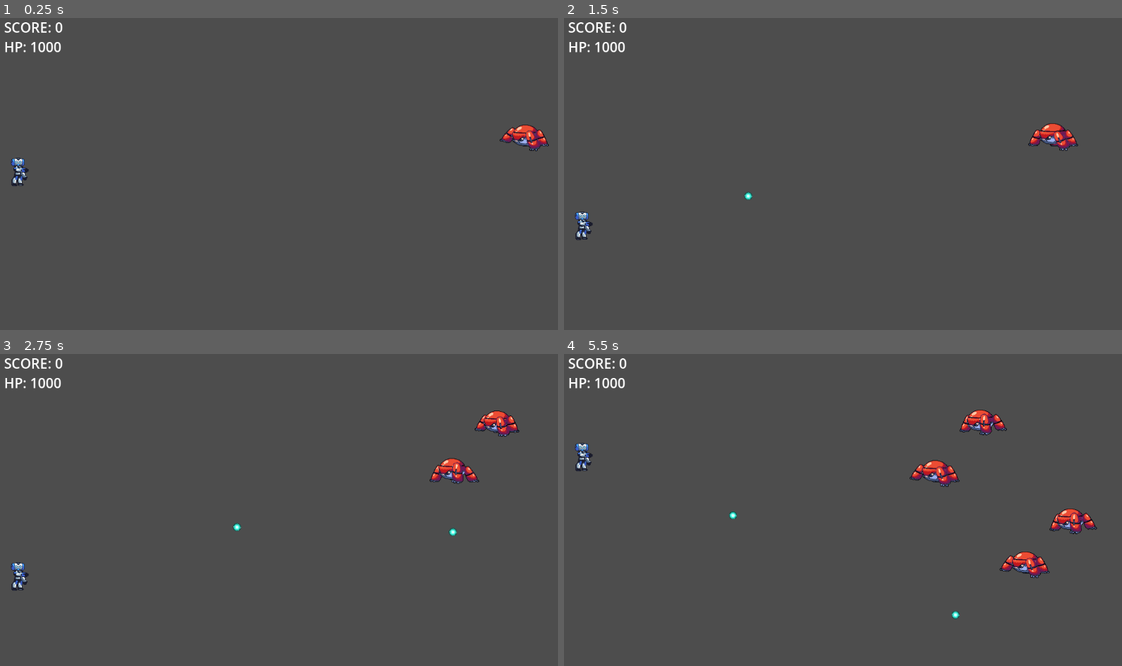
Above: before the commit, frames 1-4 (two rows, left to right).
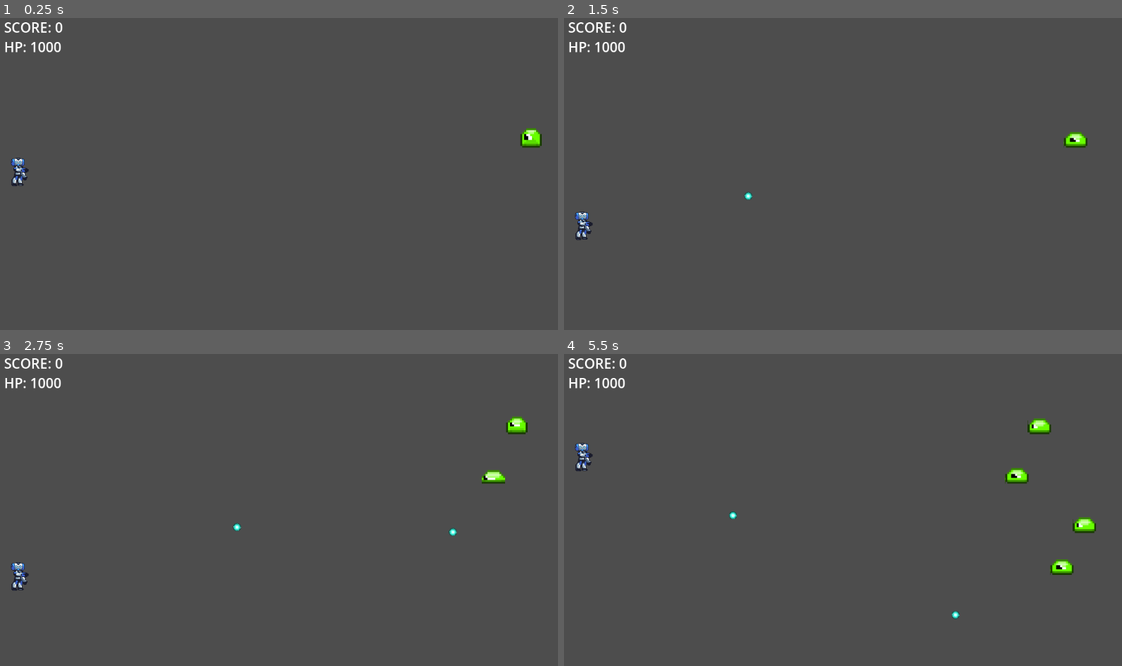
Above: after the commit, the same moments.

Repository: LLJacke/godot_demo
Game: Godot game, scene res://main_scene.tscn
Same seed, same stepped clock (60 frames per second), same inputs: the game is played once before the commit and once after it.
Inputs:
- Up to frame 1 (0.25 s): no input
- Up to frame 2 (1.5 s): hold Right (move_right) 0.53-1.28 s; hold Left (move_left) from 1.28 s (still down)
- Up to frame 3 (2.75 s): release Left (move_left) at 2.03 s; hold Right (move_right) from 2.03 s (still down)
- Up to frame 4 (5.5 s): release Right (move_right) at 3.53 s; hold Left (move_left) from 3.53 s (still down)

The runs differ from the first frame. In frame 1, 0.4% of the frame differs, in the area x 89-99%, y 34-43%; in frame 2, 0.6%; in frame 3, 1.1%; in frame 4, 2.4%, in the area x 61-96%, y 17-72%.

Commit message:
添加新怪物slime，修改其相关动画及数值

Diff:
--- a/resource/enemy/enemy2.tscn
+++ /dev/null
@@ -1,184 +0,0 @@
-[gd_scene load_steps=10 format=3 uid="uid://b5in73f6ot1lu"]
-
-[ext_resource type="Script" path="res://src/EnemyBase.gd" id="1_rqnhc"]
-[ext_resource type="Texture2D" uid="uid://dysckovoyh3pk" path="res://resource/enemy/enemy.webp" id="2_4j3q2"]
-
-[sub_resource type="RectangleShape2D" id="RectangleShape2D_2j7sb"]
-size = Vector2(172, 107)
-
-[sub_resource type="Animation" id="Animation_q4355"]
-length = 0.001
-tracks/0/type = "value"
-tracks/0/imported = false
-tracks/0/enabled = true
-tracks/0/path = NodePath("Sprite2D:frame")
-tracks/0/interp = 1
-tracks/0/loop_wrap = true
-tracks/0/keys = {
-"times": PackedFloat32Array(0),
-"transitions": PackedFloat32Array(1),
-"update": 1,
-"values": [0]
-}
-tracks/1/type = "value"
-tracks/1/imported = false
-tracks/1/enabled = true
-tracks/1/path = NodePath("Sprite2D:modulate")
-tracks/1/interp = 1
-tracks/1/loop_wrap = true
-tracks/1/keys = {
-"times": PackedFloat32Array(0),
-"transitions": PackedFloat32Array(1),
-"update": 0,
-"values": [Color(1, 1, 1, 1)]
-}
-tracks/2/type = "value"
-tracks/2/imported = false
-tracks/2/enabled = true
-tracks/2/path = NodePath(".:scale")
-tracks/2/interp = 1
-tracks/2/loop_wrap = true
-tracks/2/keys = {
-"times": PackedFloat32Array(0),
-"transitions": PackedFloat32Array(1),
-"update": 0,
-"values": [Vector2(1, 1)]
-}
-
-[sub_resource type="Animation" id="Animation_5jm4e"]
-resource_name = "attack"
-length = 2.0
-tracks/0/type = "value"
-tracks/0/imported = false
-tracks/0/enabled = true
-tracks/0/path = NodePath("Sprite2D:frame")
-tracks/0/interp = 1
-tracks/0/loop_wrap = true
-tracks/0/keys = {
-"times": PackedFloat32Array(0),
-"transitions": PackedFloat32Array(1),
-"update": 1,
-"values": [0]
-}
-tracks/1/type = "value"
-tracks/1/imported = false
-tracks/1/enabled = true
-tracks/1/path = NodePath(".:scale")
-tracks/1/interp = 1
-tracks/1/loop_wrap = true
-tracks/1/keys = {
-"times": PackedFloat32Array(0.8, 1, 1.2),
-"transitions": PackedFloat32Array(1, 1, 1),
-"update": 0,
-"values": [Vector2(1, 1), Vector2(1.2, 1.2), Vector2(1, 1)]
-}
-tracks/2/type = "method"
-tracks/2/imported = false
-tracks/2/enabled = true
-tracks/2/path = NodePath(".")
-tracks/2/interp = 1
-tracks/2/loop_wrap = true
-tracks/2/keys = {
-"times": PackedFloat32Array(1),
-"transitions": PackedFloat32Array(1),
-"values": [{
-"args": [],
-"method": &"do_attack"
-}]
-}
-
-[sub_resource type="Animation" id="Animation_ythf4"]
-resource_name = "destroy"
-tracks/0/type = "value"
-tracks/0/imported = false
-tracks/0/enabled = true
-tracks/0/path = NodePath("Sprite2D:modulate")
-tracks/0/interp = 1
-tracks/0/loop_wrap = true
-tracks/0/keys = {
-"times": PackedFloat32Array(0, 1),
-"transitions": PackedFloat32Array(1, 1),
-"update": 0,
-"values": [Color(1, 1, 1, 1), Color(1, 1, 1, 0)]
-}
-tracks/1/type = "method"
-tracks/1/imported = false
-tracks/1/enabled = true
-tracks/1/path = NodePath(".")
-tracks/1/interp = 1
-tracks/1/loop_wrap = true
-tracks/1/keys = {
-"times": PackedFloat32Array(1),
-"transitions": PackedFloat32Array(1),
-"values": [{
-"args": [],
-"method": &"queue_free"
-}]
-}
-
-[sub_resource type="Animation" id="Animation_8jgds"]
-resource_name = "idle"
-tracks/0/type = "value"
-tracks/0/imported = false
-tracks/0/enabled = true
-tracks/0/path = NodePath("Sprite2D:frame")
-tracks/0/interp = 1
-tracks/0/loop_wrap = true
-tracks/0/keys = {
-"times": PackedFloat32Array(0),
-"transitions": PackedFloat32Array(1),
-"update": 1,
-"values": [5]
-}
-
-[sub_resource type="Animation" id="Animation_vtbwd"]
-resource_name = "walk"
-tracks/0/type = "value"
-tracks/0/imported = false
-tracks/0/enabled = true
-tracks/0/path = NodePath("Sprite2D:frame")
-tracks/0/interp = 1
-tracks/0/loop_wrap = true
-tracks/0/keys = {
-"times": PackedFloat32Array(0, 0.1, 0.2, 0.3, 0.4, 0.5, 0.6, 0.7, 0.8, 0.9, 1),
-"transitions": PackedFloat32Array(1, 1, 1, 1, 1, 1, 1, 1, 1, 1, 1),
-"update": 1,
-"values": [0, 1, 3, 4, 6, 8, 9, 11, 12, 14, 15]
-}
-
-[sub_resource type="AnimationLibrary" id="AnimationLibrary_qlt2p"]
-_data = {
-"RESET": SubResource("Animation_q4355"),
-"attack": SubResource("Animation_5jm4e"),
-"destroy": SubResource("Animation_ythf4"),
-"idle": SubResource("Animation_8jgds"),
-"walk": SubResource("Animation_vtbwd")
-}
-
-[node name="Enemy" type="CharacterBody2D"]
-collision_layer = 2
-collision_mask = 4
-motion_mode = 1
-script = ExtResource("1_rqnhc")
-hp_limit = 300
-score = 100
-damage = 100
-walk_speed = -40
-
-[node name="Sprite2D" type="Sprite2D" parent="."]
-scale = Vector2(2, 2)
-texture = ExtResource("2_4j3q2")
-flip_h = true
-hframes = 8
-vframes = 2
-
-[node name="CollisionShape2D" type="CollisionShape2D" parent="."]
-light_mask = 4
-visibility_layer = 4
-position = Vector2(2, 2.5)
-shape = SubResource("RectangleShape2D_2j7sb")
-
-[node name="AnimationPlayer" type="AnimationPlayer" parent="."]
-libraries = {
-"": SubResource("AnimationLibrary_qlt2p")
-}
--- a/resource/enemy/enemy.tscn
+++ b/resource/enemy/robot/robot.tscn
@@ -1,7 +1,7 @@
 [gd_scene load_steps=10 format=3 uid="uid://dw1pavn2rbryf"]
 
-[ext_resource type="Script" path="res://src/EnemyBase.gd" id="1_s7kal"]
-[ext_resource type="Texture2D" uid="uid://dysckovoyh3pk" path="res://resource/enemy/enemy.webp" id="2_0i8aa"]
+[ext_resource type="Script" path="res://src/EnemyBase.gd" id="1_3gqbb"]
+[ext_resource type="Texture2D" uid="uid://dysckovoyh3pk" path="res://resource/enemy/robot/enemy.webp" id="2_wtmc2"]
 
 [sub_resource type="RectangleShape2D" id="RectangleShape2D_2j7sb"]
 size = Vector2(86, 56)
@@ -159,10 +159,14 @@
 collision_layer = 2
 collision_mask = 4
 motion_mode = 1
-script = ExtResource("1_s7kal")
+script = ExtResource("1_3gqbb")
+hp_limit = 300
+score = 150
+damage = 80
+walk_speed = -50
 
 [node name="Sprite2D" type="Sprite2D" parent="."]
-texture = ExtResource("2_0i8aa")
+texture = ExtResource("2_wtmc2")
 flip_h = true
 hframes = 8
 vframes = 2
--- a/resource/enemy/slime/slime.tscn
+++ b/resource/enemy/slime/slime.tscn
@@ -1,10 +1,12 @@
-[gd_scene load_steps=10 format=3 uid="uid://mahlsqg08mfh"]
+[gd_scene load_steps=12 format=3 uid="uid://b5in73f6ot1lu"]
 
 [ext_resource type="Script" path="res://src/EnemyBase.gd" id="1_4218m"]
-[ext_resource type="Texture2D" uid="uid://dysckovoyh3pk" path="res://resource/enemy/enemy.webp" id="2_dxrxd"]
+[ext_resource type="Texture2D" uid="uid://pxuc8h7gq0vy" path="res://resource/enemy/slime/walk.png" id="2_lx55m"]
+[ext_resource type="Texture2D" uid="uid://cvgt4aot8nt33" path="res://resource/enemy/slime/jump.png" id="3_ew0xf"]
+[ext_resource type="Texture2D" uid="uid://3iq1n3n8fyja" path="res://resource/enemy/slime/die.png" id="4_srwbf"]
 
 [sub_resource type="RectangleShape2D" id="RectangleShape2D_2j7sb"]
-size = Vector2(86, 56)
+size = Vector2(45, 41)
 
 [sub_resource type="Animation" id="Animation_q4355"]
 length = 0.001
@@ -23,91 +25,106 @@
 tracks/1/type = "value"
 tracks/1/imported = false
 tracks/1/enabled = true
-tracks/1/path = NodePath("Sprite2D:modulate")
-tracks/1/interp = 1
-tracks/1/loop_wrap = true
-tracks/1/keys = {
-"times": PackedFloat32Array(0),
-"transitions": PackedFloat32Array(1),
-"update": 0,
-"values": [Color(1, 1, 1, 1)]
-}
-tracks/2/type = "value"
-tracks/2/imported = false
-tracks/2/enabled = true
-tracks/2/path = NodePath(".:scale")
-tracks/2/interp = 1
-tracks/2/loop_wrap = true
-tracks/2/keys = {
-"times": PackedFloat32Array(0),
-"transitions": PackedFloat32Array(1),
-"update": 0,
-"values": [Vector2(1, 1)]
+tracks/1/path = NodePath("Sprite2D:texture")
+tracks/1/interp = 1
+tracks/1/loop_wrap = true
+tracks/1/keys = {
+"times": PackedFloat32Array(0),
+"transitions": PackedFloat32Array(1),
+"update": 1,
+"values": [ExtResource("2_lx55m")]
+}
+tracks/2/type = "value"
+tracks/2/imported = false
+tracks/2/enabled = true
+tracks/2/path = NodePath("Sprite2D:hframes")
+tracks/2/interp = 1
+tracks/2/loop_wrap = true
+tracks/2/keys = {
+"times": PackedFloat32Array(0),
+"transitions": PackedFloat32Array(1),
+"update": 1,
+"values": [6]
+}
+tracks/3/type = "value"
+tracks/3/imported = false
+tracks/3/enabled = true
+tracks/3/path = NodePath("Sprite2D:visible")
+tracks/3/interp = 1
+tracks/3/loop_wrap = true
+tracks/3/keys = {
+"times": PackedFloat32Array(0),
+"transitions": PackedFloat32Array(1),
+"update": 1,
+"values": [true]
 }
 
 [sub_resource type="Animation" id="Animation_5jm4e"]
 resource_name = "attack"
 length = 2.0
-tracks/0/type = "value"
-tracks/0/imported = false
-tracks/0/enabled = true
-tracks/0/path = NodePath("Sprite2D:frame")
-tracks/0/interp = 1
-tracks/0/loop_wrap = true
-tracks/0/keys = {
-"times": PackedFloat32Array(0),
-"transitions": PackedFloat32Array(1),
-"update": 1,
-"values": [0]
-}
-tracks/1/type = "value"
-tracks/1/imported = false
-tracks/1/enabled = true
-tracks/1/path = NodePath(".:scale")
-tracks/1/interp = 1
-tracks/1/loop_wrap = true
-tracks/1/keys = {
-"times": PackedFloat32Array(0.8, 1, 1.2),
-"transitions": PackedFloat32Array(1, 1, 1),
-"update": 0,
-"values": [Vector2(1, 1), Vector2(1.2, 1.2), Vector2(1, 1)]
-}
-tracks/2/type = "method"
-tracks/2/imported = false
-tracks/2/enabled = true
-tracks/2/path = NodePath(".")
-tracks/2/interp = 1
-tracks/2/loop_wrap = true
-tracks/2/keys = {
-"times": PackedFloat32Array(1),
+loop_mode = 1
+step = 0.2
+tracks/0/type = "value"
+tracks/0/imported = false
+tracks/0/enabled = true
+tracks/0/path = NodePath("Sprite2D:frame")
+tracks/0/interp = 1
+tracks/0/loop_wrap = true
+tracks/0/keys = {
+"times": PackedFloat32Array(0, 0.2, 0.4, 0.6, 0.8, 1, 1.2),
+"transitions": PackedFloat32Array(1, 1, 1, 1, 1, 1, 1),
+"update": 1,
+"values": [0, 1, 2, 3, 5, 6, 0]
+}
+tracks/1/type = "method"
+tracks/1/imported = false
+tracks/1/enabled = true
+tracks/1/path = NodePath(".")
+tracks/1/interp = 1
+tracks/1/loop_wrap = true
+tracks/1/keys = {
+"times": PackedFloat32Array(0.6),
 "transitions": PackedFloat32Array(1),
 "values": [{
 "args": [],
 "method": &"do_attack"
 }]
 }
+tracks/2/type = "value"
+tracks/2/imported = false
+tracks/2/enabled = true
+tracks/2/path = NodePath("Sprite2D:texture")
+tracks/2/interp = 1
+tracks/2/loop_wrap = true
+tracks/2/keys = {
+"times": PackedFloat32Array(0),
+"transitions": PackedFloat32Array(1),
+"update": 1,
+"values": [ExtResource("3_ew0xf")]
+}
+tracks/3/type = "value"
+tracks/3/imported = false
+tracks/3/enabled = true
+tracks/3/path = NodePath("Sprite2D:hframes")
+tracks/3/interp = 1
+tracks/3/loop_wrap = true
+tracks/3/keys = {
+"times": PackedFloat32Array(0),
+"transitions": PackedFloat32Array(1),
+"update": 1,
+"values": [7]
+}
 
 [sub_resource type="Animation" id="Animation_ythf4"]
 resource_name = "destroy"
-tracks/0/type = "value"
-tracks/0/imported = false
-tracks/0/enabled = true
-tracks/0/path = NodePath("Sprite2D:modulate")
-tracks/0/interp = 1
-tracks/0/loop_wrap = true
-tracks/0/keys = {
-"times": PackedFloat32Array(0, 1),
-"transitions": PackedFloat32Array(1, 1),
-"update": 0,
-"values": [Color(1, 1, 1, 1), Color(1, 1, 1, 0)]
-}
-tracks/1/type = "method"
-tracks/1/imported = false
-tracks/1/enabled = true
-tracks/1/path = NodePath(".")
-tracks/1/interp = 1
-tracks/1/loop_wrap = true
-tracks/1/keys = {
+loop_mode = 2
+tracks/0/type = "method"
+tracks/0/imported = false
+tracks/0/enabled = true
+tracks/0/path = NodePath(".")
+tracks/0/interp = 1
+tracks/0/loop_wrap = true
+tracks/0/keys = {
 "times": PackedFloat32Array(1),
 "transitions": PackedFloat32Array(1),
 "values": [{
@@ -115,6 +132,54 @@
 "method": &"queue_free"
 }]
 }
+tracks/1/type = "value"
+tracks/1/imported = false
+tracks/1/enabled = true
+tracks/1/path = NodePath("Sprite2D:texture")
+tracks/1/interp = 1
+tracks/1/loop_wrap = true
+tracks/1/keys = {
+"times": PackedFloat32Array(0),
+"transitions": PackedFloat32Array(1),
+"update": 1,
+"values": [ExtResource("4_srwbf")]
+}
+tracks/2/type = "value"
+tracks/2/imported = false
+tracks/2/enabled = true
+tracks/2/path = NodePath("Sprite2D:hframes")
+tracks/2/interp = 1
+tracks/2/loop_wrap = true
+tracks/2/keys = {
+"times": PackedFloat32Array(0),
+"transitions": PackedFloat32Array(1),
+"update": 1,
+"values": [9]
+}
+tracks/3/type = "value"
+tracks/3/imported = false
+tracks/3/enabled = true
+tracks/3/path = NodePath("Sprite2D:frame")
+tracks/3/interp = 1
+tracks/3/loop_wrap = true
+tracks/3/keys = {
+"times": PackedFloat32Array(0, 0.1, 0.2, 0.3, 0.4, 0.5, 0.6, 0.7, 0.8),
+"transitions": PackedFloat32Array(1, 1, 1, 1, 1, 1, 1, 1, 1),
+"update": 1,
+"values": [0, 1, 2, 3, 4, 5, 6, 7, 8]
+}
+tracks/4/type = "value"
+tracks/4/imported = false
+tracks/4/enabled = true
+tracks/4/path = NodePath("Sprite2D:visible")
+tracks/4/interp = 1
+tracks/4/loop_wrap = true
+tracks/4/keys = {
+"times": PackedFloat32Array(0, 0.9),
+"transitions": PackedFloat32Array(1, 1),
+"update": 1,
+"values": [true, false]
+}
 
 [sub_resource type="Animation" id="Animation_8jgds"]
 resource_name = "idle"
@@ -128,22 +193,72 @@
 "times": PackedFloat32Array(0),
 "transitions": PackedFloat32Array(1),
 "update": 1,
-"values": [5]
+"values": [0]
+}
+tracks/1/type = "value"
+tracks/1/imported = false
+tracks/1/enabled = true
+tracks/1/path = NodePath("Sprite2D:texture")
+tracks/1/interp = 1
+tracks/1/loop_wrap = true
+tracks/1/keys = {
+"times": PackedFloat32Array(0),
+"transitions": PackedFloat32Array(1),
+"update": 1,
+"values": [ExtResource("2_lx55m")]
+}
+tracks/2/type = "value"
+tracks/2/imported = false
+tracks/2/enabled = true
+tracks/2/path = NodePath("Sprite2D:hframes")
+tracks/2/interp = 1
+tracks/2/loop_wrap = true
+tracks/2/keys = {
+"times": PackedFloat32Array(0),
+"transitions": PackedFloat32Array(1),
+"update": 1,
+"values": [6]
 }
 
 [sub_resource type="Animation" id="Animation_vtbwd"]
 resource_name = "walk"
-tracks/0/type = "value"
-tracks/0/imported = false
-tracks/0/enabled = true
-tracks/0/path = NodePath("Sprite2D:frame")
-tracks/0/interp = 1
-tracks/0/loop_wrap = true
-tracks/0/keys = {
-"times": PackedFloat32Array(0, 0.1, 0.2, 0.3, 0.4, 0.5, 0.6, 0.7, 0.8, 0.9, 1),
-"transitions": PackedFloat32Array(1, 1, 1, 1, 1, 1, 1, 1, 1, 1, 1),
-"update": 1,
-"values": [0, 1, 3, 4, 6, 8, 9, 11, 12, 14, 15]
+loop_mode = 1
+step = 0.2
+tracks/0/type = "value"
+tracks/0/imported = false
+tracks/0/enabled = true
+tracks/0/path = NodePath("Sprite2D:frame")
+tracks/0/interp = 1
+tracks/0/loop_wrap = true
+tracks/0/keys = {
+"times": PackedFloat32Array(0, 0.2, 0.4, 0.6, 0.8),
+"transitions": PackedFloat32Array(1, 1, 1, 1, 1),
+"update": 1,
+"values": [0, 1, 2, 3, 4]
+}
+tracks/1/type = "value"
+tracks/1/imported = false
+tracks/1/enabled = true
+tracks/1/path = NodePath("Sprite2D:texture")
+tracks/1/interp = 1
+tracks/1/loop_wrap = true
+tracks/1/keys = {
+"times": PackedFloat32Array(0),
+"transitions": PackedFloat32Array(1),
+"update": 1,
+"values": [ExtResource("2_lx55m")]
+}
+tracks/2/type = "value"
+tracks/2/imported = false
+tracks/2/enabled = true
+tracks/2/path = NodePath("Sprite2D:hframes")
+tracks/2/interp = 1
+tracks/2/loop_wrap = true
+tracks/2/keys = {
+"times": PackedFloat32Array(0),
+"transitions": PackedFloat32Array(1),
+"update": 1,
+"values": [6]
 }
 
 [sub_resource type="AnimationLibrary" id="AnimationLibrary_qlt2p"]
@@ -160,17 +275,17 @@
 collision_mask = 4
 motion_mode = 1
 script = ExtResource("1_4218m")
+damage = 40
+walk_speed = -30
 
 [node name="Sprite2D" type="Sprite2D" parent="."]
-texture = ExtResource("2_dxrxd")
-flip_h = true
-hframes = 8
-vframes = 2
+texture = ExtResource("2_lx55m")
+hframes = 6
 
 [node name="CollisionShape2D" type="CollisionShape2D" parent="."]
 light_mask = 4
 visibility_layer = 4
-position = Vector2(-1, 2)
+position = Vector2(-2, 4)
 shape = SubResource("RectangleShape2D_2j7sb")
 
 [node name="AnimationPlayer" type="AnimationPlayer" parent="."]
--- a/src/EnemyCreator.gd
+++ b/src/EnemyCreator.gd
@@ -1,8 +1,8 @@
 extends Node2D
 
 const ENEMY_VELOCITY = 30
-const ENEMY_SCENE = preload("res://resource/enemy/enemy.tscn")
-const ENEMY_SCENE_2 = preload("res://resource/enemy/enemy2.tscn")
+const ENEMY_SCENE = preload("res://resource/enemy/slime/slime.tscn")
+const ENEMY_SCENE_2 = preload("res://resource/enemy/robot/robot.tscn")
 const PLAYER_SCENE = preload("res://resource/player/player.tscn")
 
 var enemy_list = []
@@ -32,7 +32,7 @@
 
 func create_enemy():
 	var clazz = ENEMY_SCENE
-	if randf() < 0.1:
+	if randf() < 0.2:
 		clazz = ENEMY_SCENE_2
 	var enemy = clazz.instantiate() as EnemyBase
 	enemy.global_position = global_position
Renamed: resource/enemy/enemy.webp -> resource/enemy/robot/enemy.webp
Not shown, changed: resource/enemy/robot/enemy.webp.import
Binary file added: resource/enemy/slime/die.png
Not shown, changed: resource/enemy/slime/die.png.import
Binary file added: resource/enemy/slime/jump.png
Not shown, changed: resource/enemy/slime/jump.png.import
Binary file removed: resource/enemy/slime/pack.png
Binary file removed: resource/enemy/slime/slime.png
Binary file added: resource/enemy/slime/walk.png
Not shown, added: resource/enemy/slime/walk.png.import
Not shown, removed: resource/enemy/slime/pack.plist
